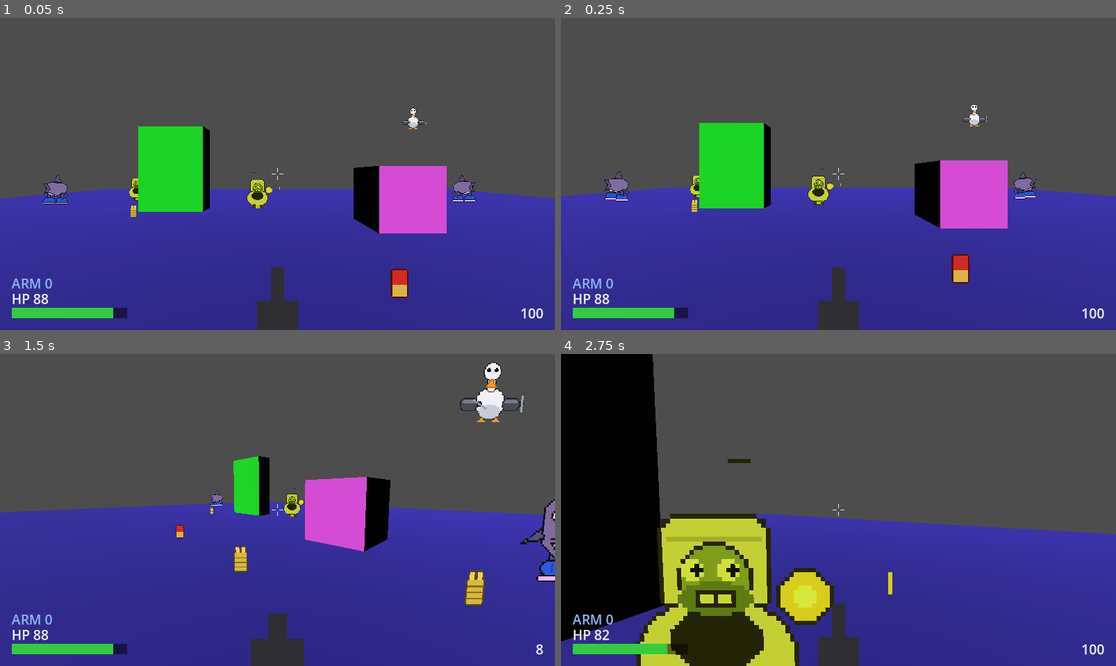
Above: before the commit, frames 1-4 (two rows, left to right).
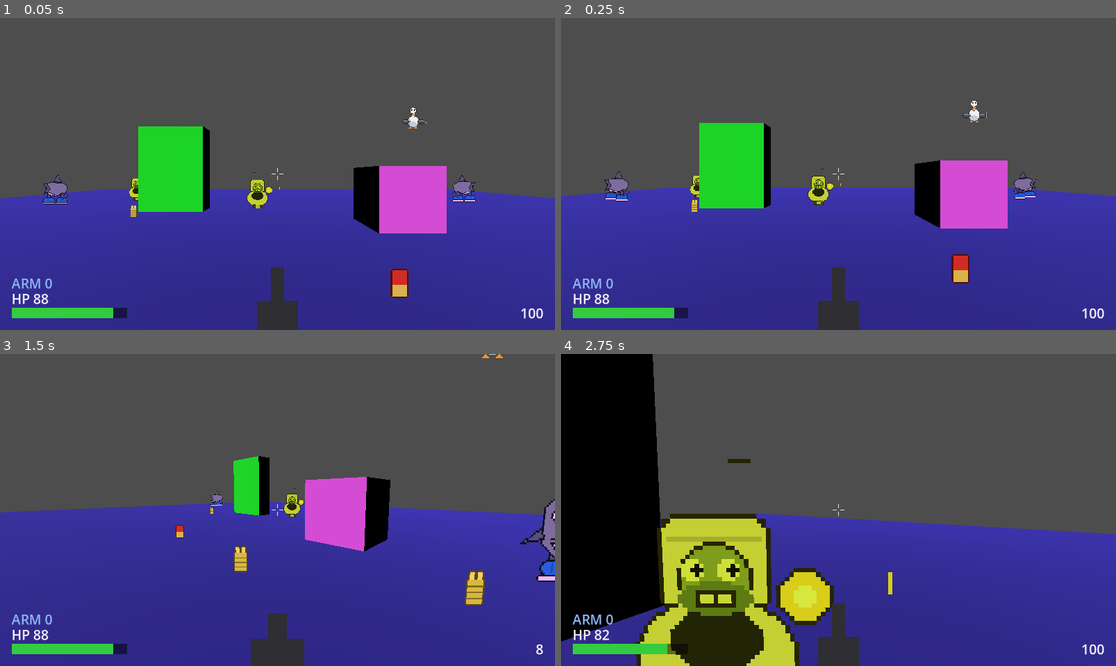
Above: after the commit, the same moments.

Repository: Rognlosh/DoomGodotYandex
Game: Godot game, scene res://scenes/main/main.tscn
Same seed, same stepped clock (60 frames per second), same inputs: the game is played once before the commit and once after it.
Inputs (mouse positions are in pixels of both pictures, inside the frame that each line leads up to):
- Up to frame 1 (0.05 s): no input
- Up to frame 2 (0.25 s): no input
- Up to frame 3 (1.5 s): tap Enter at 0.5 s; move the mouse to (399, 494) at 0.52 s; press the mouse at (399, 494) at 0.53 s; hold D (move_right) 0.53-1.28 s; tap Space (jump) at 0.77 s; move the mouse to (249, 510) at 1.27 s; release the mouse at (249, 510) at 1.28 s; hold W (move_forward) from 1.28 s (still down); tap Mouse wheel up (weapon_next) at 1.35 s
- Up to frame 4 (2.75 s): keep holding W (move_forward); tap Space (jump) at 1.52 s; move the mouse to (849, 503) at 2.02 s; hold Mouse wheel down (weapon_prev) from 2.03 s (still down)

The runs differ from the first frame. In frame 1, less than 0.1% of the frame differs, in the area x 72-77%, y 28-36%; in frame 2, 0.1%; in frame 3, 0.8%, in the area x 82-95%, y 0-22%; in frame 4, nothing differs.

Commit message:
feat: отброс врагов взрывом + летун-бомбардир (зависание/отступ/страйф)
- projectile.gd: knockback в AoE-сплэше — импульс ДО урона, чтобы убитый этим
  взрывом улетал трупом; @export knockback_force/knockback_up
- enemy_base.gd: механизм отброса (apply_knockback). Живой враг отлетает
  (move_and_collide поверх ИИ), убитый взрывом — запускается трупом по
  баллистике и оседает на пол; уже лежащие трупы (layer 0) shape-запрос не видит.
  На смерти collision_mask больше не обнуляется (труп сталкивается с полом при
  полёте, но layer 0 — пули/ИИ его не трогают). Новый хук _attack_movement
  (по умолчанию стоять на месте)
- flyer.gd: бомбардир — держится высоко над целью (hover_height) и на отступе
  (standoff_range), не таранит; периодический страйф вбок, огонь не прекращает

Diff:
--- a/scenes/enemies/enemy_base.gd
+++ b/scenes/enemies/enemy_base.gd
@@ -21,6 +21,12 @@
 ## Через сколько секунд труп исчезает. 0 — остаётся навсегда (труп-декорация).
 @export var corpse_lifetime: float = 0.0
 
+@export_group("Отброс взрывом")
+## Делитель импульса отброса (≈ масса). >1 — враг тяжелее, отлетает слабее.
+@export var knockback_mass: float = 1.0
+## Затухание импульса отброса, ед/с (и у живого, и при оседании трупа).
+@export var knockback_damping: float = 12.0
+
 @onready var _health: HealthComponent = $HealthComponent
 @onready var _sprite: DirectionalSprite3D = $Sprite3D
 
@@ -29,6 +35,10 @@
 var _attack_timer: float = 0.0
 # Звук боя (находится по группе, лениво). null — звук не играет.
 var _combat: CombatAudio
+# Остаточный импульс отброса от взрыва (живого — гасит; труп — запускает в полёт).
+var _knockback: Vector3 = Vector3.ZERO
+# Труп, запущенный взрывом: летит по баллистике и оседает на пол.
+var _launched: bool = false
 const _EYE_OFFSET := Vector3(0.0, 1.0, 0.0)
 
 
@@ -42,9 +52,25 @@
 	_health.take_damage(amount)
 
 
+## Импульс отброса от взрыва (конвенция — снаряд зовёт по has_method).
+## Уже лежащий труп (DEAD, не запущенный) не толкаем — но shape-запрос его и так
+## не видит (на смерти collision_layer = 0), так что обычно сюда не доходит.
+func apply_knockback(impulse: Vector3) -> void:
+	if _state == State.DEAD and not _launched:
+		return
+	_knockback += impulse / maxf(knockback_mass, 0.01)
+
+
 func _physics_process(delta: float) -> void:
 	if _state == State.DEAD:
-		return
+		if _launched:
+			_process_launch(delta)
+		return
+	# Внешний отброс взрывом — отдельным смещением поверх ИИ: ИИ каждый кадр
+	# перезадаёт velocity, поэтому отброс двигаем через move_and_collide.
+	if _knockback.length_squared() > 0.0001:
+		move_and_collide(_knockback * delta)
+		_knockback = _knockback.move_toward(Vector3.ZERO, knockback_damping * delta)
 	if _attack_timer > 0.0:
 		_attack_timer -= delta
 	_acquire_target()
@@ -80,8 +106,7 @@
 
 func _state_attack(delta: float) -> void:
 	_apply_gravity(delta)
-	velocity.x = 0.0
-	velocity.z = 0.0
+	_attack_movement(delta)   # по умолчанию — стоять; летун зависает/страйфит (хук)
 	move_and_slide()
 	if _target == null:
 		_state = State.IDLE
@@ -118,6 +143,13 @@
 	move_and_slide()
 
 
+## Движение во время атаки. По умолчанию — стоять на месте (наземные стрелок/рашер).
+## Летун переопределяет: зависание на высоте + удержание отступа + страйф.
+func _attack_movement(_delta: float) -> void:
+	velocity.x = 0.0
+	velocity.z = 0.0
+
+
 func _perform_attack() -> void:
 	_sprite.play(&"attack")
 	if _target != null and _target.has_method("take_damage"):
@@ -126,14 +158,34 @@
 
 func _on_death() -> void:
 	_state = State.DEAD
-	velocity = Vector3.ZERO
+	# Труп невидим для лучей/запросов (не ловит пули, не блокирует). collision_mask
+	# НЕ обнуляем: запущенный взрывом труп должен сталкиваться с полом/стенами.
 	set_deferred(&"collision_layer", 0)
-	set_deferred(&"collision_mask", 0)
 	_sprite.play(&"death", true)  # force — перебить возможную боль
 	_play_combat(&"enemy_death")
+	# Умер ОТ взрыва (есть импульс) — запускаем труп в полёт; иначе просто стоп.
+	if _knockback.length() > 0.1:
+		_launched = true
+		velocity = _knockback
+		_knockback = Vector3.ZERO
+	else:
+		velocity = Vector3.ZERO
 	# Труп остаётся лежать; убираем, только если задан конечный срок жизни.
 	if corpse_lifetime > 0.0:
 		get_tree().create_timer(corpse_lifetime).timeout.connect(queue_free)
+
+
+# Полёт трупа, запущенного взрывом: гаснет по горизонтали, падает, оседает на пол.
+func _process_launch(delta: float) -> void:
+	velocity.x = move_toward(velocity.x, 0.0, knockback_damping * delta)
+	velocity.z = move_toward(velocity.z, 0.0, knockback_damping * delta)
+	if not is_on_floor():
+		velocity.y -= gravity * delta
+	move_and_slide()
+	# Лёг на пол и почти не движется — труп улёгся, дальше не процессим.
+	if is_on_floor() and Vector2(velocity.x, velocity.z).length() < 0.4:
+		velocity = Vector3.ZERO
+		_launched = false
 
 
 # --- Вспомогательное ---
--- a/scenes/enemies/flyer.gd
+++ b/scenes/enemies/flyer.gd
@@ -1,15 +1,25 @@
 class_name EnemyFlyer
 extends EnemyBase
-## Летун: движется к цели в полном 3D (по высоте тоже), не падает.
-## Атака — дальний бой файрболом, если назначен projectile_scene; иначе контактная
-## (как у базы) — задел под будущего контактного летуна («череп» из DOOM).
+## Летун-бомбардир: держится ВЫСОКО над целью и на горизонтальном отступе, зависает
+## и стреляет файрболом; периодически смещается вбок (страйф), не прекращая огонь.
+## Не таранит. Если projectile_scene не задан — контактная атака базы (задел под
+## будущего контактного летуна — «череп» из DOOM).
 
 @export_group("Полёт")
-## На какой высоте цели держаться (центр игрока ~1.0, голова ~1.6).
-@export var target_height_offset: float = 1.0
-## Как быстро гасится вертикальная скорость, когда полётом не управляют
-## (в атаке/простое) — чтобы летун завис, а не уплывал. Ед/с.
+## На какой высоте над целью держаться (бомбардировка сверху), м.
+@export var hover_height: float = 5.0
+## Желаемая горизонтальная дистанция до цели в атаке (отступ — не таранит), м.
+@export var standoff_range: float = 9.0
+## Жёсткость удержания высоты (выше — резче доводит до hover_height).
+@export var height_gain: float = 2.0
+## Как быстро гасится вертикаль, когда полётом не управляют (простой). Ед/с.
 @export var hover_damp: float = 12.0
+
+@export_group("Страйф")
+## Скорость смещения вбок во время стрельбы, м/с.
+@export var strafe_speed: float = 2.2
+## Базовый интервал смены направления страйфа (с разбросом ±40%), с.
+@export var strafe_interval: float = 1.4
 
 @export_group("Дальний бой")
 ## Снаряд-файрбол. Пусто — летун бьёт в упор (контактная атака базы).
@@ -19,24 +29,52 @@
 ## Смещение точки вылета вперёд по направлению на цель, м.
 @export var muzzle_forward: float = 0.6
 
+# Направление страйфа: -1 / 0 (висит) / +1; меняется по таймеру.
+var _strafe_dir: float = 0.0
+var _strafe_timer: float = 0.0
 
-# Летун не падает. Гасим вертикаль только когда движением не управляют
-# (база зовёт _apply_gravity в IDLE/ATTACK). В CHASE _move_towards_target
-# перезадаёт velocity целиком — поэтому здесь её не трогаем, конфликта нет.
+
+# Летун не падает. Гасим вертикаль только когда полётом не управляют (база зовёт
+# _apply_gravity в IDLE). В CHASE/ATTACK velocity задаётся целиком ниже.
 func _apply_gravity(delta: float) -> void:
 	velocity.y = move_toward(velocity.y, 0.0, hover_damp * delta)
 
 
+# Преследование: летим к точке ВЫСОКО над целью, гася сближение у standoff_range.
 func _move_towards_target(_delta: float) -> void:
-	var to_target := _target.global_position \
-		+ Vector3(0.0, target_height_offset, 0.0) - global_position
-	var dir := to_target.normalized()
-	velocity = dir * move_speed
-	_face_dir(dir)  # _face_dir сам сплющивает до XZ — нужен лишь для выбора ракурса
+	var horiz := _flat_to_target()
+	var hdist := horiz.length()
+	var hdir := horiz.normalized() if hdist > 0.01 else Vector3.FORWARD
+	# Сближаемся, пока дальше отступа; внутри — притормаживаем (плавно у границы).
+	var approach := hdir * clampf(hdist - standoff_range, -1.0, 1.0) * move_speed
+	velocity = Vector3(approach.x, _climb_velocity(), approach.z)
+	_face_dir(hdir)
 	move_and_slide()
 
 
-# Атака: файрбол, если назначен снаряд; иначе — контактная атака базы.
+# Движение в атаке: зависание на высоте + удержание отступа + периодический страйф.
+# Не таранит; стрельбу при этом не прекращает (её делает _state_attack базы).
+func _attack_movement(delta: float) -> void:
+	if _target == null:
+		velocity = Vector3.ZERO
+		return
+	var horiz := _flat_to_target()
+	var hdist := horiz.length()
+	var hdir := horiz.normalized() if hdist > 0.01 else Vector3.FORWARD
+	# Мягко держим горизонтальный отступ: близко → назад, далеко → вперёд.
+	var move := hdir * clampf(hdist - standoff_range, -1.0, 1.0) * move_speed
+	# Страйф вбок (перпендикуляр в плоскости XZ); направление меняется по таймеру,
+	# иногда 0 — просто висит.
+	_strafe_timer -= delta
+	if _strafe_timer <= 0.0:
+		_strafe_timer = strafe_interval * randf_range(0.6, 1.4)
+		_strafe_dir = [-1.0, 0.0, 1.0].pick_random()
+	var side := Vector3(hdir.z, 0.0, -hdir.x)
+	move += side * _strafe_dir * strafe_speed
+	velocity = Vector3(move.x, _climb_velocity(), move.z)
+
+
+# Файрбол, если назначен снаряд; иначе — контактная атака базы.
 func _perform_attack() -> void:
 	if projectile_scene == null:
 		super._perform_attack()
@@ -55,8 +93,23 @@
 
 
 func _on_death() -> void:
-	super._on_death()  # стандартная смерть базы (стоп, коллизия off, анимация, таймер трупа)
-	_drop_corpse_to_floor()
+	super._on_death()  # стандартная смерть базы (+ запуск трупа, если убит взрывом)
+	if not _launched:  # запущенный взрывом труп падает сам — на пол не тащим
+		_drop_corpse_to_floor()
+
+
+# --- Вспомогательное ---
+
+# Горизонтальный вектор от летуна к цели (XZ, без высоты).
+func _flat_to_target() -> Vector3:
+	var d := _target.global_position - global_position
+	return Vector3(d.x, 0.0, d.z)
+
+
+# Вертикальная скорость для удержания hover_height над целью.
+func _climb_velocity() -> float:
+	var desired_y := _target.global_position.y + hover_height
+	return clampf((desired_y - global_position.y) * height_gain, -move_speed, move_speed)
 
 
 # Мёртвый летун не падает сам (физика на State.DEAD заглушена) — роняем труп
--- a/scenes/projectiles/projectile.gd
+++ b/scenes/projectiles/projectile.gd
@@ -19,6 +19,12 @@
 @export var splash_radius: float = 0.0
 ## Множитель урона на краю радиуса (1 — без затухания; 0 — до нуля у края).
 @export_range(0.0, 1.0) var splash_min_factor: float = 0.25
+
+@export_group("Отброс (только при splash_radius > 0)")
+## Сила отброса в центре взрыва (импульс, ед/с). 0 — без отброса. Затухает к краю.
+@export var knockback_force: float = 14.0
+## Доля силы вверх — даёт дугу подброса трупов.
+@export var knockback_up: float = 0.5
 
 @export_group("Визуал")
 ## Цвет снаряда (красит процедурный плейсхолдер-спрайт через modulate).
@@ -116,11 +122,17 @@
 		if col == null or seen.has(col) or not col.has_method("take_damage"):
 			continue
 		seen[col] = true
-		var factor := 1.0
-		if col is Node3D:
-			var d := (col as Node3D).global_position.distance_to(center)
-			var t := clampf(1.0 - d / splash_radius, 0.0, 1.0)
-			factor = lerpf(splash_min_factor, 1.0, t)
+		var here: Vector3 = (col as Node3D).global_position if col is Node3D else center
+		var dist := here.distance_to(center)
+		var t := clampf(1.0 - dist / splash_radius, 0.0, 1.0)
+		var factor := lerpf(splash_min_factor, 1.0, t)
+		# Отброс ДО урона: если тело умрёт от этого взрыва, оно успеет получить
+		# импульс и улетит трупом (apply_knockback — конвенция, есть только у врагов).
+		if knockback_force > 0.0 and col.has_method("apply_knockback"):
+			var away := here - center
+			away.y = 0.0
+			var dir := away.normalized() if away.length() > 0.05 else Vector3.ZERO
+			col.apply_knockback((dir + Vector3.UP * knockback_up) * knockback_force * factor)
 		col.take_damage(damage * factor)
 
 
